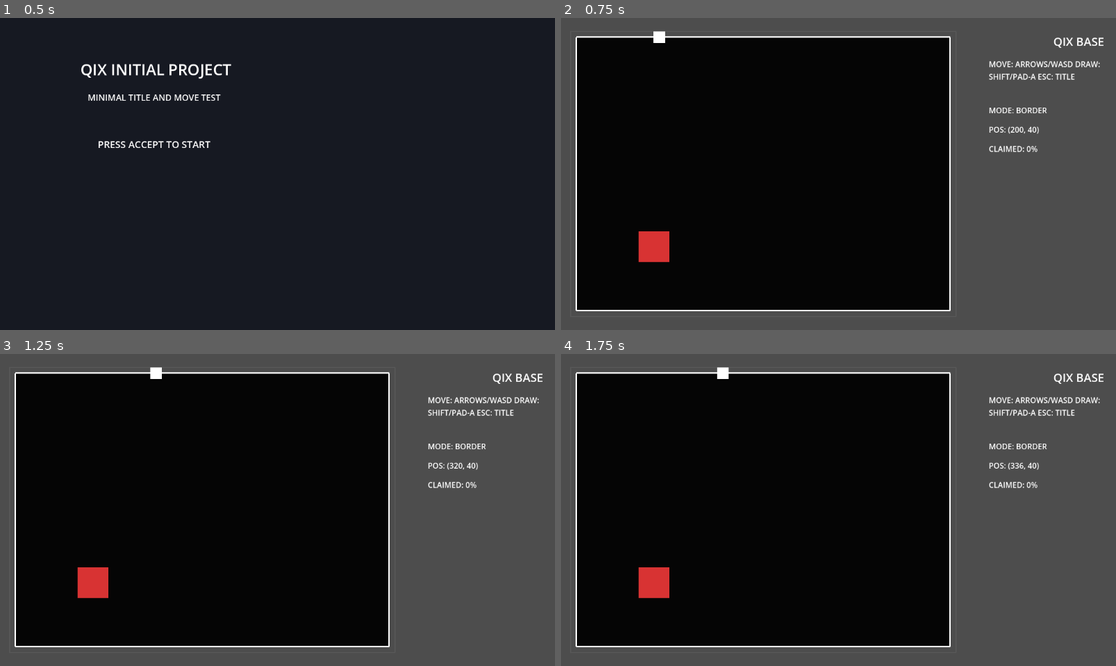
Above: before the commit, frames 1-4 (two rows, left to right).
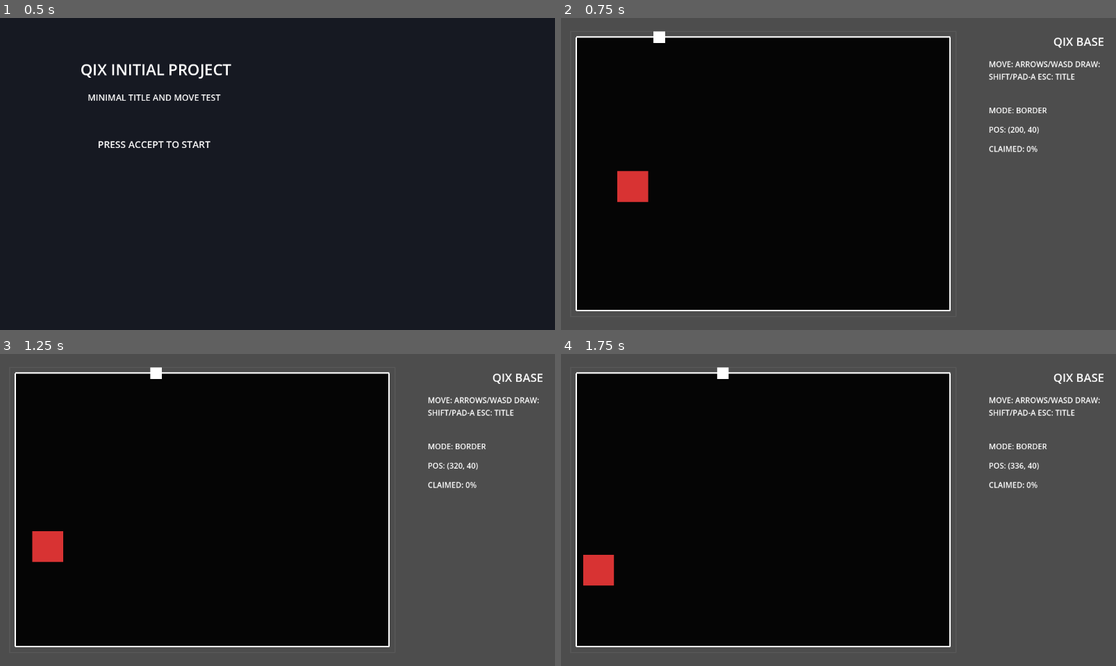
Above: after the commit, the same moments.

Repository: goenc/qix-project
Game: Godot game, scene res://scenes/title_main.tscn
Same seed, same stepped clock (60 frames per second), same inputs: the game is played once before the commit and once after it.
Inputs (mouse positions are in pixels of both pictures, inside the frame that each line leads up to):
- Up to frame 1 (0.5 s): no input
- Up to frame 2 (0.75 s): tap Enter (ui_accept) at 0.5 s; move the mouse to (960, 158) at 0.52 s; hold Right (move_right) from 0.53 s (still down); tap Shift at 0.6 s; click (960, 158) at 0.67 s
- Up to frame 3 (1.25 s): keep holding Right (move_right); tap Enter (ui_accept) at 0.77 s
- Up to frame 4 (1.75 s): move the mouse to (727, 525) at 1.27 s; release Right (move_right) at 1.28 s; hold Down (move_down) from 1.28 s (still down); tap Space at 1.35 s; tap Enter (ui_accept) at 1.52 s

Frame 1 is identical in both runs. In frame 2, 1.1% of the frame differs, in the area x 10-20%, y 48-79%; in frame 3, 1.1%; in frame 4, 1.1%.

Commit message:
BBOS の常時移動と反射を追加
・BBOS がプレイフィールド内を常時移動し 1.5 秒から 3.0 秒ごとに斜め方向を再抽選するようにした
・HALF_SIZE 基準の移動可能矩形で白線内反射とリサイズ後の位置補正を維持した
・Godot CLI のヘッドレス起動でプロジェクトロード成功を確認した

Diff:
--- a/scripts/enemy/bbos.gd
+++ b/scripts/enemy/bbos.gd
@@ -1,18 +1,43 @@
 extends Node2D
 
 const HALF_SIZE := Vector2(32.0, 32.0)
+
+@export var move_speed: float = 140.0
+@export var direction_change_interval_min: float = 1.5
+@export var direction_change_interval_max: float = 3.0
+@export var bounce_epsilon: float = 0.5
 
 @onready var pick_area: Area2D = $PickArea
 
 var playfield_rect: Rect2 = Rect2()
 var rng := RandomNumberGenerator.new()
 var has_spawned := false
+var velocity := Vector2.ZERO
+var direction_change_timer := 0.0
 
 
 func _ready() -> void:
 	rng.randomize()
 	if is_instance_valid(pick_area):
 		pick_area.set_meta(&"debug_pick_owner", self)
+	_reset_direction_change_timer()
+	_pick_new_velocity()
+
+
+func _process(delta: float) -> void:
+	if playfield_rect.size.x <= 0.0 or playfield_rect.size.y <= 0.0:
+		return
+
+	direction_change_timer -= delta
+	if direction_change_timer <= 0.0:
+		_pick_new_velocity()
+		_reset_direction_change_timer()
+
+	position += velocity * delta
+	var spawnable_rect := _get_spawnable_rect(playfield_rect)
+	var reflected_state := _reflect_in_rect(position, velocity, spawnable_rect)
+	position = reflected_state["position"]
+	velocity = reflected_state["velocity"]
 
 
 func set_playfield_rect(rect: Rect2) -> void:
@@ -71,3 +96,51 @@
 		and point.y >= rect.position.y
 		and point.y <= rect.end.y
 	)
+
+
+func _reset_direction_change_timer() -> void:
+	var min_interval := minf(direction_change_interval_min, direction_change_interval_max)
+	var max_interval := maxf(direction_change_interval_min, direction_change_interval_max)
+	direction_change_timer = min_interval if is_equal_approx(min_interval, max_interval) else rng.randf_range(min_interval, max_interval)
+
+
+func _pick_new_velocity() -> void:
+	var direction := Vector2(
+		-1.0 if rng.randi_range(0, 1) == 0 else 1.0,
+		-1.0 if rng.randi_range(0, 1) == 0 else 1.0
+	)
+	velocity = direction.normalized() * maxf(absf(move_speed), 0.001)
+
+
+func _reflect_in_rect(point: Vector2, current_velocity: Vector2, rect: Rect2) -> Dictionary:
+	var reflected_point := point
+	var reflected_velocity := current_velocity
+
+	if reflected_point.x < rect.position.x:
+		reflected_point.x = _push_inside_rect_axis(rect.position.x, rect.end.x, true)
+		reflected_velocity.x = absf(reflected_velocity.x)
+	elif reflected_point.x > rect.end.x:
+		reflected_point.x = _push_inside_rect_axis(rect.position.x, rect.end.x, false)
+		reflected_velocity.x = -absf(reflected_velocity.x)
+
+	if reflected_point.y < rect.position.y:
+		reflected_point.y = _push_inside_rect_axis(rect.position.y, rect.end.y, true)
+		reflected_velocity.y = absf(reflected_velocity.y)
+	elif reflected_point.y > rect.end.y:
+		reflected_point.y = _push_inside_rect_axis(rect.position.y, rect.end.y, false)
+		reflected_velocity.y = -absf(reflected_velocity.y)
+
+	reflected_point = _clamp_point_to_rect(reflected_point, rect)
+
+	return {
+		"position": reflected_point,
+		"velocity": reflected_velocity
+	}
+
+
+func _push_inside_rect_axis(min_value: float, max_value: float, from_min_side: bool) -> float:
+	if min_value >= max_value:
+		return min_value
+	if from_min_side:
+		return minf(min_value + bounce_epsilon, max_value)
+	return maxf(max_value - bounce_epsilon, min_value)
Not shown, changed: runtime/commit_details.md
Not shown, changed: runtime/commit_message.md
